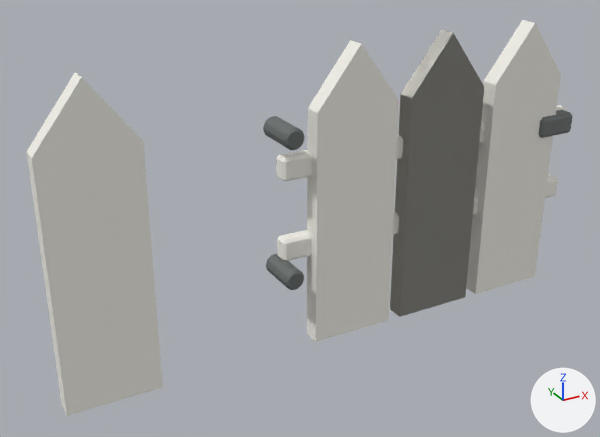
A saved change to the Blender file assets/game-assets/WhiteFenceGate.blend.
Camera for both pictures: a camera (50 mm lens) standing at (-0.804, -1.537, 1.097) and looking at (0.059, 0.032, 0.312). Lighting does not change. The marker at lower right points along +X, +Y and +Z. The picture after the commit comes second.

Names of what the first picture shows: 'WhiteFenceGate_Leaf', 'WhiteFenceGate_Posts'.
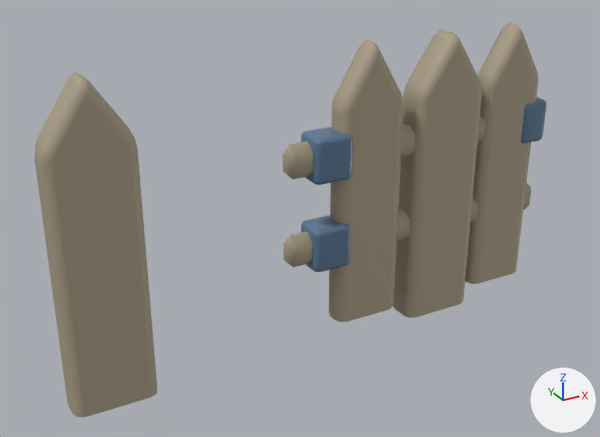
Pixel boxes [x1, y1, x2, y2] of what changed, in the pictures (600 x 437 px):
'WhiteFenceGate_Posts', recoloured, reshaped: before [27, 29, 484, 416]; after [34, 30, 482, 417]
'WhiteFenceGate_Leaf', recoloured, reshaped (15% narrower, 7% shorter): before [263, 20, 573, 342]; after [283, 23, 547, 322]
part 1 of me_whitefencegate_posts_mesh, rebuilt (9% narrower): before [27, 72, 163, 416]; after [34, 72, 157, 417]
part 2 of me_whitefencegate_posts_mesh, rebuilt: before [390, 29, 484, 317]; after [393, 30, 482, 318]
part 4 of me_whitefencegate_leaf_mesh, rebuilt: before [276, 105, 567, 182]; after [283, 115, 486, 179]
part 5 of me_whitefencegate_leaf_mesh, rebuilt (12% narrower): before [277, 174, 558, 261]; after [283, 182, 531, 267]
part 6 of me_whitefencegate_leaf_mesh, rebuilt (19% narrower, 6% shorter): before [307, 40, 399, 342]; after [329, 39, 403, 322]
part 7 of me_whitefencegate_leaf_mesh, rebuilt (not visible before): after [418, 31, 450, 76]
part 8 of me_whitefencegate_leaf_mesh, rebuilt (23% narrower): before [466, 20, 561, 294]; after [465, 23, 538, 284]
part 9 of me_whitefencegate_leaf_mesh, added (blue): after [301, 215, 351, 272]
part 10 of me_whitefencegate_leaf_mesh, added (blue): after [301, 127, 353, 185]
part 11 of me_whitefencegate_leaf_mesh, added (blue): after [521, 97, 547, 144]
part 12 of me_whitefencegate_leaf_mesh, deleted: before [263, 116, 305, 150]
part 13 of me_whitefencegate_leaf_mesh, deleted: before [266, 254, 304, 290]
part 14 of me_whitefencegate_leaf_mesh, deleted: before [539, 110, 573, 138]

The change, as a list of edits to the scene's bpy script:
```text
Change mat_material_whitepaint:
    mat_material_whitepaint.base_color: (0.905, 0.888, 0.823) -> (0.405, 0.343, 0.239)  # white #f4f2ea -> beige #ab9e86
Change me_whitefencegate_posts_mesh:
    used by ob_whitefencegate_posts; location = (0.0, 0.0, 0.0)
    remove me_whitefencegate_posts_mesh.from_pydata(...)  # 20 vertices, 14 faces; spans x -0.538..0.538, y -0.023..0.023, z 0.0..0.72
    add me_whitefencegate_posts_mesh.from_pydata(...)  # 108 vertices, 94 faces; spans x -0.525..0.525, y -0.045..0.045, z 0.0..0.72
    me_whitefencegate_posts_mesh part 1: the loose piece of 10 vertices spanning x -0.538..-0.322, y -0.023..0.023, z 0.0..0.72 is rebuilt with 54 vertices and now spans x -0.525..-0.335, y -0.045..0.045, z 0.0..0.72
    me_whitefencegate_posts_mesh part 2: the loose piece of 10 vertices spanning x 0.322..0.538, y -0.023..0.023, z 0.0..0.72 is rebuilt with 54 vertices and now spans x 0.335..0.525, y -0.045..0.045, z 0.0..0.72
    me_whitefencegate_posts_mesh part 3: the surface is now shaded smooth
Change me_whitefencegate_leaf_mesh:
    used by ob_whitefencegate_leaf; location = (0.0, 0.0, 0.0)
    remove me_whitefencegate_leaf_mesh.from_pydata(...)  # 222 vertices, 223 faces; spans x -0.025..0.86, y -0.055..0.055, z 0.0..0.72
    add me_whitefencegate_leaf_mesh.from_pydata(...)  # 378 vertices, 355 faces; spans x 0.0..0.75, y -0.041..0.041, z 0.04..0.72
    me_whitefencegate_leaf_mesh part 4: the loose piece of 24 vertices spanning x 0.0..0.86, y 0.003..0.043, z 0.422..0.477 is rebuilt with 24 vertices and now spans x 0.0..0.75, y -0.025..0.025, z 0.43..0.51
    me_whitefencegate_leaf_mesh part 5: the loose piece of 24 vertices spanning x 0.0..0.86, y 0.003..0.043, z 0.222..0.278 is rebuilt with 24 vertices and now spans x 0.0..0.75, y -0.025..0.025, z 0.21..0.29
    me_whitefencegate_leaf_mesh part 6: the loose piece of 10 vertices spanning x 0.072..0.287, y -0.023..0.023, z 0.0..0.72 is rebuilt with 54 vertices and now spans x 0.131..0.301, y -0.035..0.035, z 0.04..0.72
    me_whitefencegate_leaf_mesh part 7: the loose piece of 10 vertices spanning x 0.322..0.538, y -0.023..0.023, z 0.0..0.72 is rebuilt with 54 vertices and now spans x 0.338..0.507, y -0.035..0.035, z 0.04..0.72
    me_whitefencegate_leaf_mesh part 8: the loose piece of 10 vertices spanning x 0.572..0.788, y -0.023..0.023, z 0.0..0.72 is rebuilt with 54 vertices and now spans x 0.544..0.714, y -0.035..0.035, z 0.04..0.72
    me_whitefencegate_leaf_mesh part 9: a new loose piece of 56 vertices spanning x 0.06..0.16, y -0.041..0.041, z 0.194..0.306, in mat_material_whitefencegate_hardware (blue #5a7895)
    me_whitefencegate_leaf_mesh part 10: a new loose piece of 56 vertices spanning x 0.06..0.16, y -0.041..0.041, z 0.414..0.526, in mat_material_whitefencegate_hardware (blue #5a7895)
    me_whitefencegate_leaf_mesh part 11: a new loose piece of 56 vertices spanning x 0.66..0.74, y -0.041..0.041, z 0.414..0.526, in mat_material_whitefencegate_hardware (blue #5a7895)
    me_whitefencegate_leaf_mesh part 12: the loose piece of 60 vertices spanning x -0.025..0.025, y -0.055..0.055, z 0.516..0.564 is deleted
    me_whitefencegate_leaf_mesh part 13: the loose piece of 60 vertices spanning x -0.025..0.025, y -0.055..0.055, z 0.177..0.226 is deleted
    me_whitefencegate_leaf_mesh part 14: 24 vertices removed from x 0.735..0.845, y -0.035..0.035, z 0.419..0.474
    me_whitefencegate_leaf_mesh part 15: the surface is now shaded smooth
```
